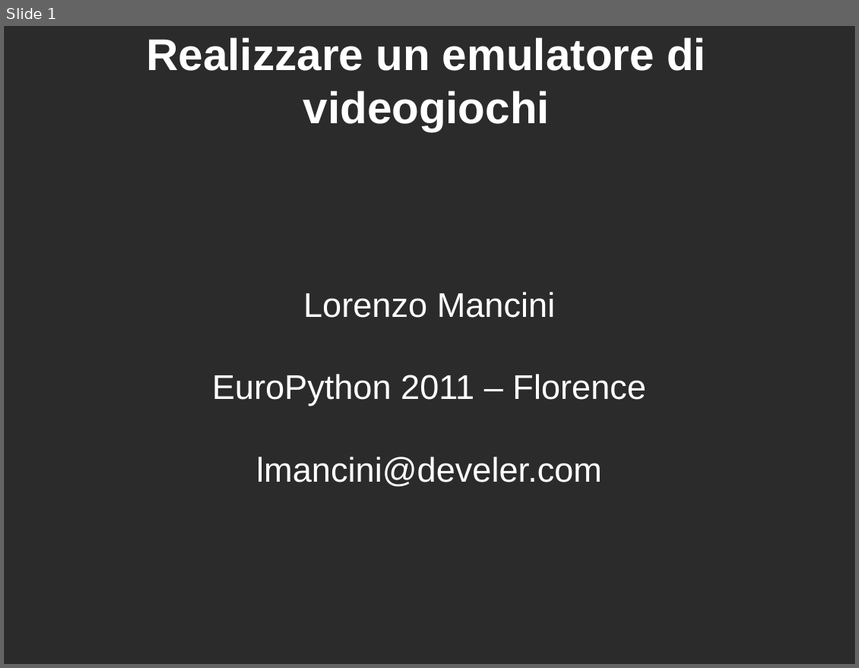
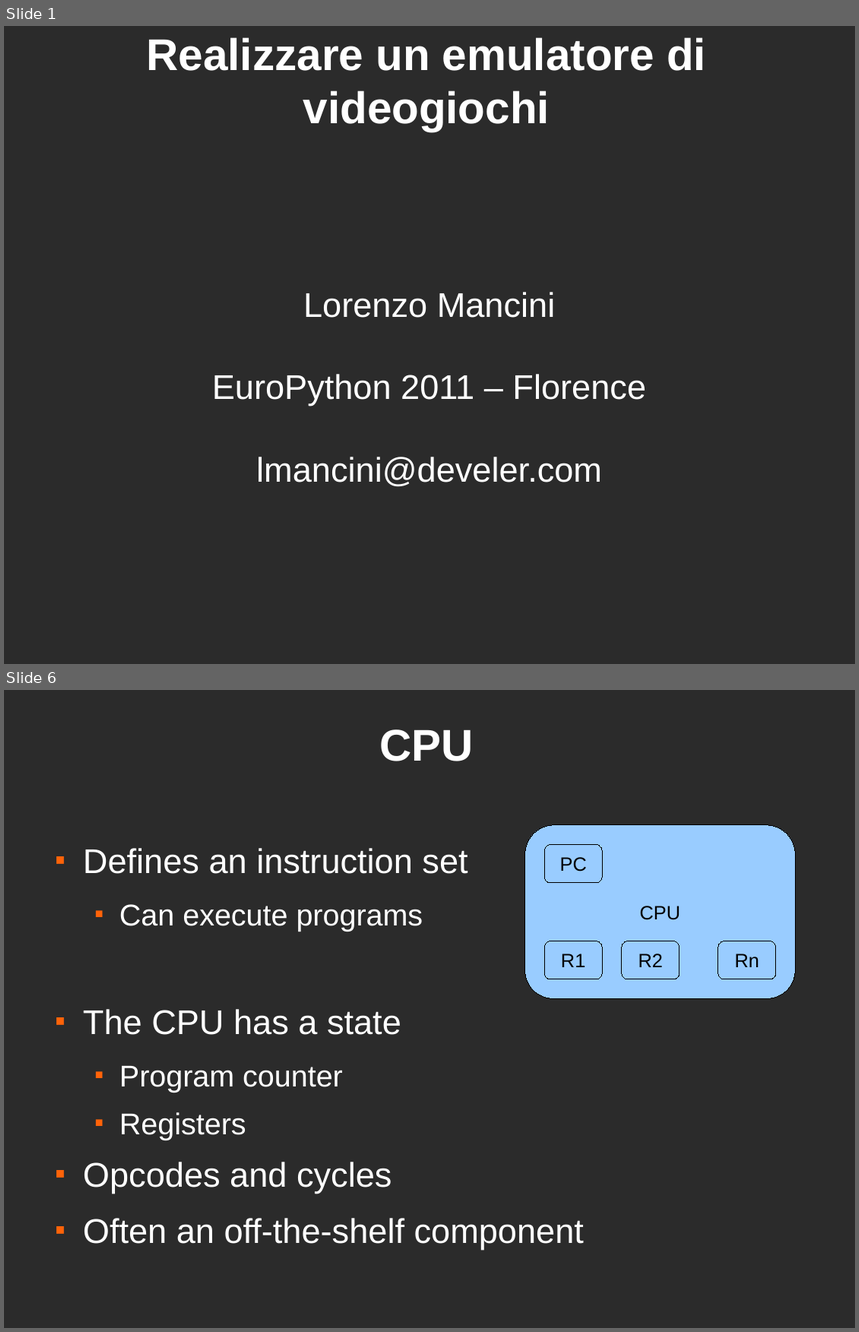
Before and after one commit to lmancini/py8, a slide deck: ep2011/emulatore.odp. Shown one above the other, each under a label of ours: slide 1 before the commit, slides 1 and 6 after it; the slides between them are not shown. The pictures are 859x668 and 859x1332 pixels, drawn with LibreOffice and Linux fonts; fonts in the diff are those of the drawing; background and template pictures are left out; a plain dark background stands for a picture behind light text. Boxes give left, top, right and bottom in pixels: in the first picture for what was removed or moved away, otherwise in the second. Text is boxed around its words. In the diff, an @@ line names an element or a change of style, - is before the commit and + after.

```diff
--- a/ep2011/emulatore.odp
+++ b/ep2011/emulatore.odp
@@ slide 6 added at box(4, 690, 855, 1328), background picture (left out) @@
@@ title added at box(379, 730, 473, 761), 41.4 pt, text #FFFFFF, bold @@
+CPU
@@ rounded rectangle added at box(525, 825, 796, 999), fill #99CCFF, outline #000000 0 pt, 18 pt, text #000000 @@
+CPU
@@ text added at box(83, 848, 584, 1250), 32 pt, text #FFFFFF @@
+■ Defines an instruction set
+  ■ Can execute programs
+■ The CPU has a state
+  ■ Program counter
+  ■ Registers
+■ Opcodes and cycles
+■ Often an off-the-shelf component
@@ rounded rectangle added at box(544, 844, 603, 883), fill #99CCFF, outline #000000 0 pt, 18 pt, text #000000 @@
+PC
@@ rounded rectangle added at box(544, 941, 603, 980), fill #99CCFF, outline #000000 0 pt, 18 pt, text #000000 @@
+R1
@@ rounded rectangle added at box(622, 941, 680, 980), fill #99CCFF, outline #000000 0 pt, 18 pt, text #000000 @@
+R2
@@ rounded rectangle added at box(718, 941, 776, 980), fill #99CCFF, outline #000000 0 pt, 18 pt, text #000000 @@
+Rn
```
Also in this commit, not shown: 2 slides changed, 11 other slides added, 1 slide removed.
